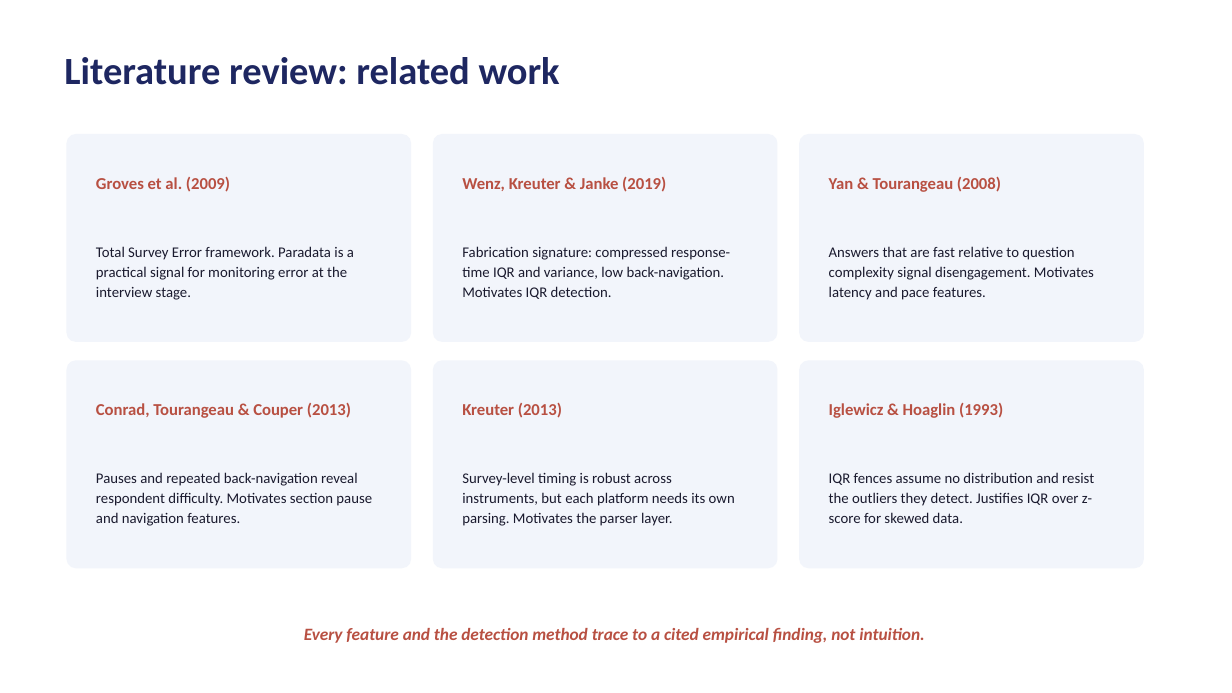
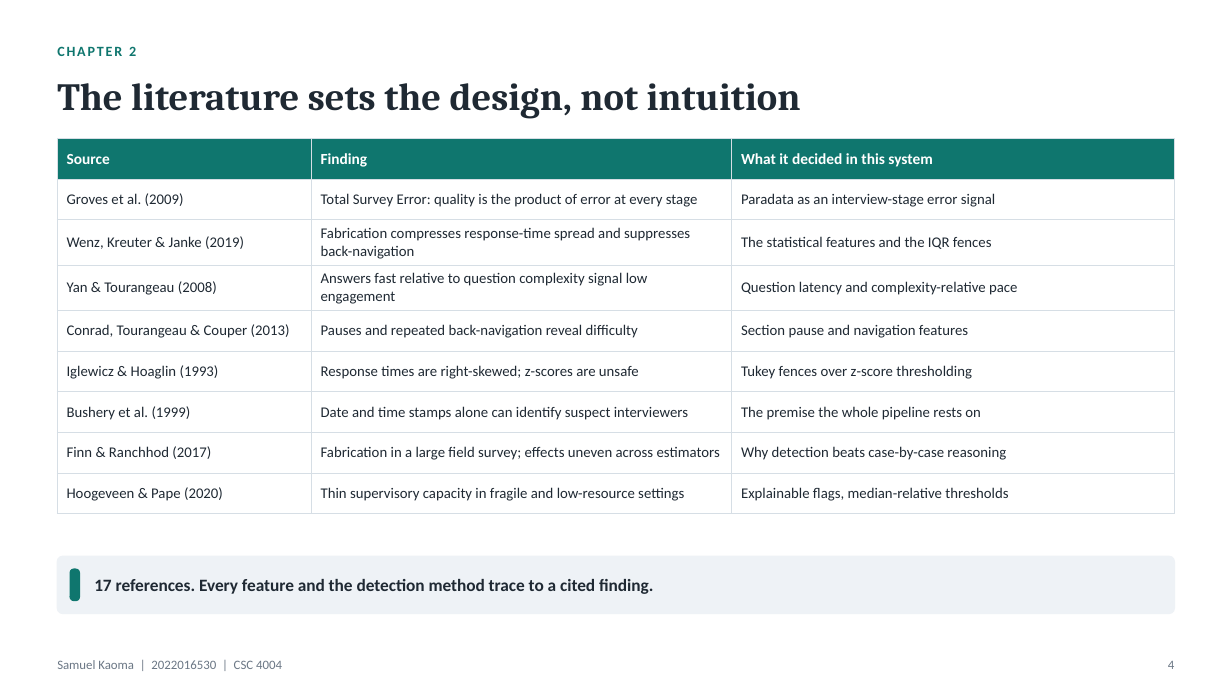
Before and after one commit to Samuelkaoma-eng/SKACE-TIME-DATA, a slide deck: slide 4 of docs/deliverables/Kaoma_Paradata_Presentation.pptx. Drawn at 1232x693 pixels with LibreOffice and Linux fonts; fonts in the diff are those of the drawing. Boxes give left, top, right and bottom in pixels: in the first picture for what was removed or moved away, otherwise in the second. Text is boxed around its words. In the diff, an @@ line names an element or a change of style, - is before the commit and + after.

Commit message:
Track the presentation's demo panels and the parity pipeline outputs
The presentation grew to 31 slides with five demo panels drawn from a live
pipeline run; the panels and the script that draws them are now committed
alongside it. The platform parity run's per-interview pipeline outputs are
tracked, as the robustness round's already are, while the inputs it
regenerates under data/platform_parity/ and the demo run's outputs are
ignored. The handwritten signature used by the Word build stays out of
version control.

The README now describes the report's appendices as A to F and names the
commands that rebuild its figures and Word files.

```diff
--- a/docs/deliverables/Kaoma_Paradata_Presentation.pptx
+++ b/docs/deliverables/Kaoma_Paradata_Presentation.pptx
@@ text at <box>57,46,136,56</box>: text changed; size 30 to 11 pt; text colour #1E2761 to #0F766E @@
-Literature review: related work
+CHAPTER 2
@@ text added at <box>57,83,801,119</box>, 30 pt, text #1F2933, bold @@
+The literature sets the design, not intuition
@@ table added at <box>57,139,1175,505</box>, 9 rows, 3 columns @@
+Source | Finding | What it decided in this system
+Groves et al. (2009) | Total Survey Error: quality is the product of error at every stage | Paradata as an interview-stage error signal
+Wenz, Kreuter & Janke (2019) | Fabrication compresses response-time spread and suppresses back-navigation | The statistical features and the IQR fences
+Yan & Tourangeau (2008) | Answers fast relative to question complexity signal low engagement | Question latency and complexity-relative pace
+Conrad, Tourangeau & Couper (2013) | Pauses and repeated back-navigation reveal difficulty | Section pause and navigation features
+Iglewicz & Hoaglin (1993) | Response times are right-skewed; z-scores are unsafe | Tukey fences over z-score thresholding
+Bushery et al. (1999) | Date and time stamps alone can identify suspect interviewers | The premise the whole pipeline rests on
+Finn & Ranchhod (2017) | Fabrication in a large field survey; effects uneven across estimators | Why detection beats case-by-case reasoning
+Hoogeveen & Pape (2020) | Thin supervisory capacity in fragile and low-resource settings | Explainable flags, median-relative thresholds
@@ rounded rectangle removed at <box>67,134,411,342</box> @@
@@ rounded rectangle removed at <box>433,134,777,342</box> @@
@@ rounded rectangle removed at <box>799,134,1144,342</box> @@
@@ text removed at <box>96,177,230,192</box> @@
-Groves et al. (2009)
@@ text removed at <box>462,177,666,192</box> @@
-Wenz, Kreuter & Janke (2019)
@@ text removed at <box>829,177,1001,192</box> @@
-Yan & Tourangeau (2008)
@@ text removed at <box>96,246,354,300</box> @@
-Total Survey Error framework. Paradata is a practical signal for monitoring error at the interview stage.
@@ text removed at <box>462,246,730,299</box> @@
-Fabrication signature: compressed response-time IQR and variance, low back-navigation. Motivates IQR detection.
@@ text removed at <box>829,246,1094,300</box> @@
-Answers that are fast relative to question complexity signal disengagement. Motivates latency and pace features.
@@ rounded rectangle removed at <box>67,360,411,568</box> @@
@@ rounded rectangle removed at <box>433,360,777,568</box> @@
@@ rounded rectangle removed at <box>799,360,1144,568</box> @@
@@ text removed at <box>96,403,351,418</box> @@
-Conrad, Tourangeau & Couper (2013)
@@ text removed at <box>462,403,562,418</box> @@
-Kreuter (2013)
@@ text removed at <box>829,403,1003,418</box> @@
-Iglewicz & Hoaglin (1993)
@@ text removed at <box>96,472,372,526</box> @@
-Pauses and repeated back-navigation reveal respondent difficulty. Motivates section pause and navigation features.
@@ text removed at <box>462,472,735,526</box> @@
-Survey-level timing is robust across instruments, but each platform needs its own parsing. Motivates the parser layer.
@@ text removed at <box>829,472,1094,523</box> @@
-IQR fences assume no distribution and resist the outliers they detect. Justifies IQR over z-score for skewed data.
@@ rounded rectangle added at <box>57,556,1175,614</box>, fill #EEF2F6, outline #EEF2F6 1 pt @@
@@ rounded rectangle added at <box>70,569,79,601</box>, fill #0F766E, outline #0F766E 1 pt @@
@@ text at <box>94,579,653,594</box>: text changed; text colour #B85042 to #1F2933; italic off @@
-Every feature and the detection method trace to a cited empirical finding, not intuition.
+17 references. Every feature and the detection method trace to a cited finding.
@@ text added at <box>57,660,282,669</box>, 10 pt, text #6B7785 @@
+Samuel Kaoma | 2022016530 | CSC 4004
@@ text added at <box>1168,661,1174,669</box>, 10 pt, text #6B7785 @@
+4
```
Also in this commit, not shown: 9 other slides changed, 21 slides added, 13 slides removed, 14 other files.
